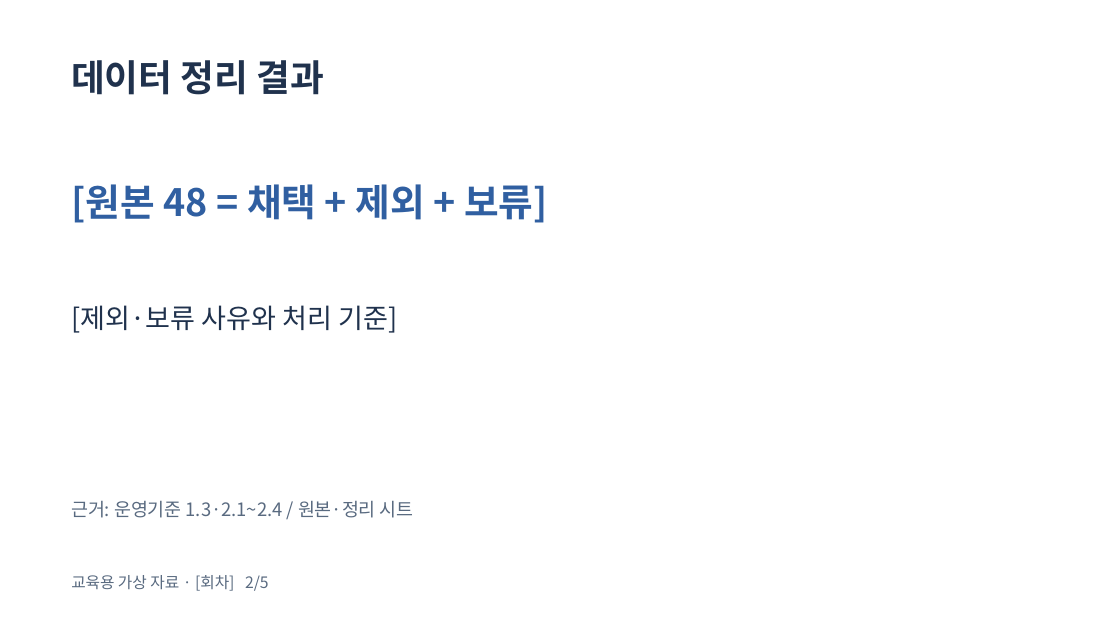
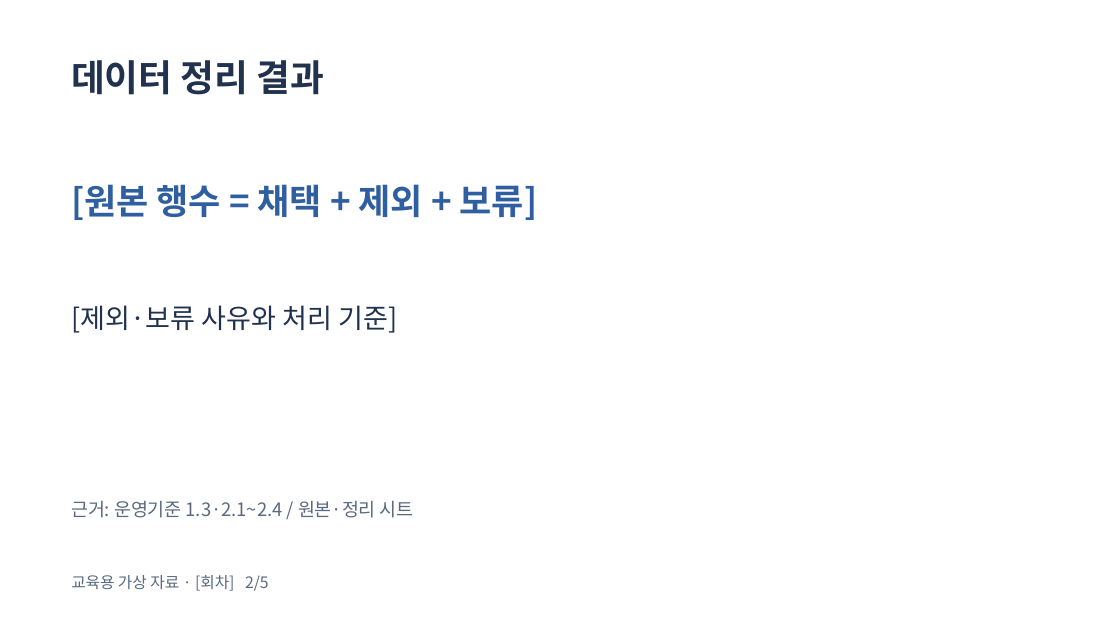
Before and after one commit to zeusk302-png/ulsan-ai-workshop, a slide deck: slide 2 of public/automation/templates/report-template.pptx. Drawn at 1120x630 pixels with LibreOffice and Linux fonts; fonts in the diff are those of the drawing. Boxes give left, top, right and bottom in pixels: in the first picture for what was removed or moved away, otherwise in the second. Text is boxed around its words. In the diff, an @@ line names an element or a change of style, - is before the commit and + after.

```diff
--- a/public/automation/templates/report-template.pptx
+++ b/public/automation/templates/report-template.pptx
@@ text at (71, 184, 538, 220): text changed; size 32.2 to 30 pt @@
-[원본 48 = 채택 + 제외 + 보류]
+[원본 행수 = 채택 + 제외 + 보류]
```
Also in this commit, not shown: 2 other slides changed, 39 other files.
